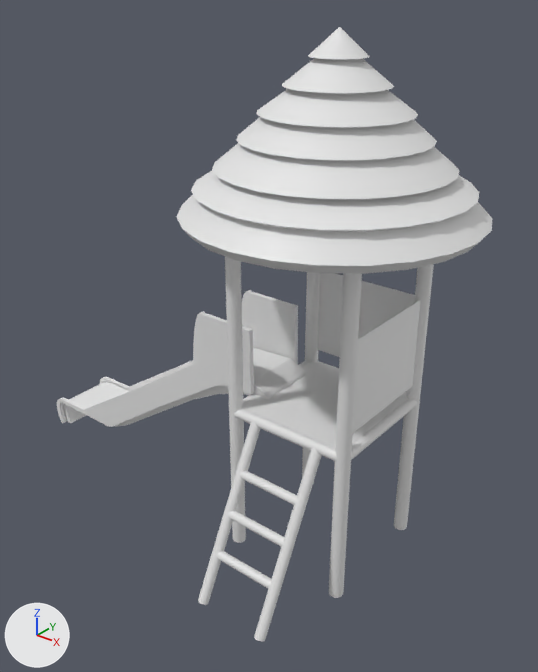
Before and after pictures for a commit that changed the FBX model 3D models kata/Park/FBXModels/slide.fbx.
The view is the same before and after, from a 50 mm camera at (0.982, -1.475, 1.525) aimed at (-0.213, 0.019, 0.599). Arrows for +X, +Y and +Z are at lower left; the lights stay in place. Materials are left out; every surface is plain grey. Where no turn or scale is listed for an object, it has been applied to the vertices. Vertices at the same position are counted once.

The first picture shows 'Slide'.
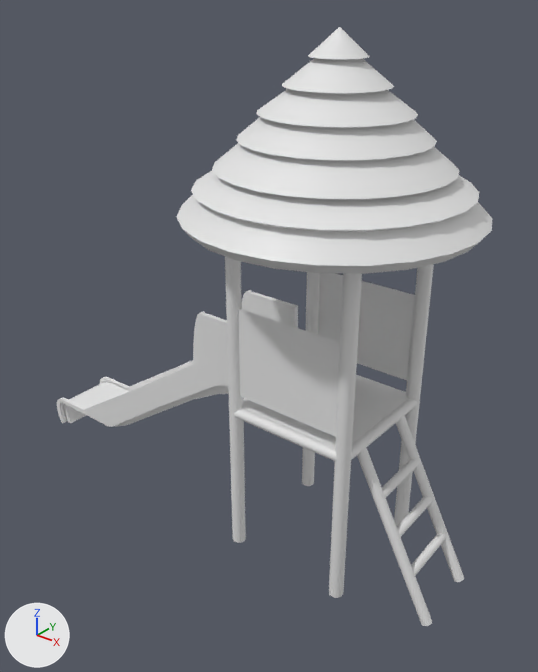
Pixel boxes (x1, y1, x2, y2) of what changed, in the pictures (538 x 672 px; the box of a moved part takes in the faces that stretch with it):
'Slide', reshaped
    before: (57, 27, 492, 642)
    after: (57, 27, 492, 626)
part 1 of me_mesh, moved or reshaped
    before: (212, 551, 271, 589)
    after: (411, 533, 446, 578)
part 2 of me_mesh, added
    after: (357, 447, 432, 626)
part 3 of me_mesh, added
    after: (396, 416, 464, 582)
part 4 of me_mesh, deleted
    before: (353, 300, 421, 433)
part 5 of me_mesh, cut back
    before: (198, 422, 322, 642)
    after: (238, 308, 433, 538)

The change, as a diff of the scene's bpy script:
```diff
--- a/3D models kata/Park/FBXModels/slide.fbx.py
+++ b/3D models kata/Park/FBXModels/slide.fbx.py
@@ me_mesh @@
 # used by ob_slide; location = (-0.372, -0.024, 0.015)
-me_mesh.from_pydata(...)  # 2414 vertices, 2034 faces; spans x -0.749..0.749, y -0.401..0.401, z -0.023..1.406
+me_mesh.from_pydata(...)  # 2438 vertices, 2034 faces; spans x -0.749..0.795, y -0.353..0.401, z -0.023..1.406
+# me_mesh part 1: the loose piece of 26 vertices spanning x 0.267..0.477, y -0.337..-0.311, z 0.097..0.122 is turned 91.1 degrees about the z axis through its middle, then moved by (0.344, 0.345, 0.0)
+# me_mesh part 2: a new loose piece of 25 vertices spanning x 0.536..0.795, y -0.094..-0.06, z -0.023..0.446
+# me_mesh part 3: a new loose piece of 25 vertices spanning x 0.532..0.791, y 0.103..0.138, z -0.023..0.446
+# me_mesh part 4: the loose piece of 4 vertices spanning x 0.55, y -0.136..0.184, z 0.497..0.753 is deleted
+# me_mesh part 5
+# 51 vertices are removed from x 0.26..0.488, y -0.401..-0.26, z -0.023..0.225
+# 84 faces are deleted
+# 3 vertices in x 0.267, y -0.222, z 0.3..0.325 move by (0.349, 0.136, 0.0)
+# 3 vertices in x 0.477, y -0.222, z 0.3..0.325 move by (0.135, 0.346, 0.0)
+# 21 vertices move from x 0.267..0.477, y -0.26..-0.209, z 0.212..0.324 to x 0.599..0.65, y -0.086..0.125, z 0.212..0.324
+# 23 vertices are added at x 0.213..0.676, y -0.155..0.125, z 0.199..0.753
+# 10 new vertices lie (0.004, -0.21, 0.0) away from vertices in x 0.477..0.676, y -0.26..0.125, z 0.199..0.225
+# 38 new faces join them
```
